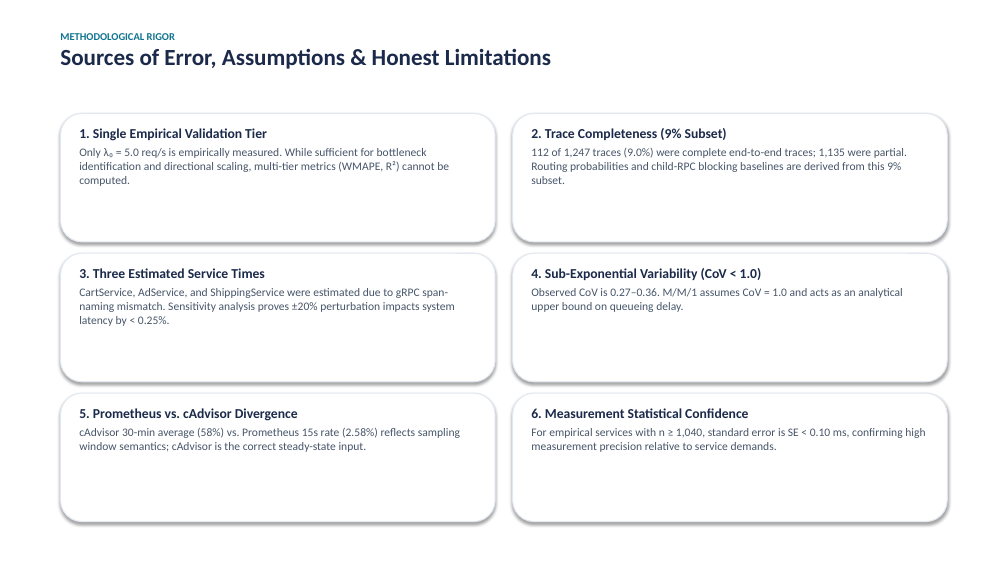
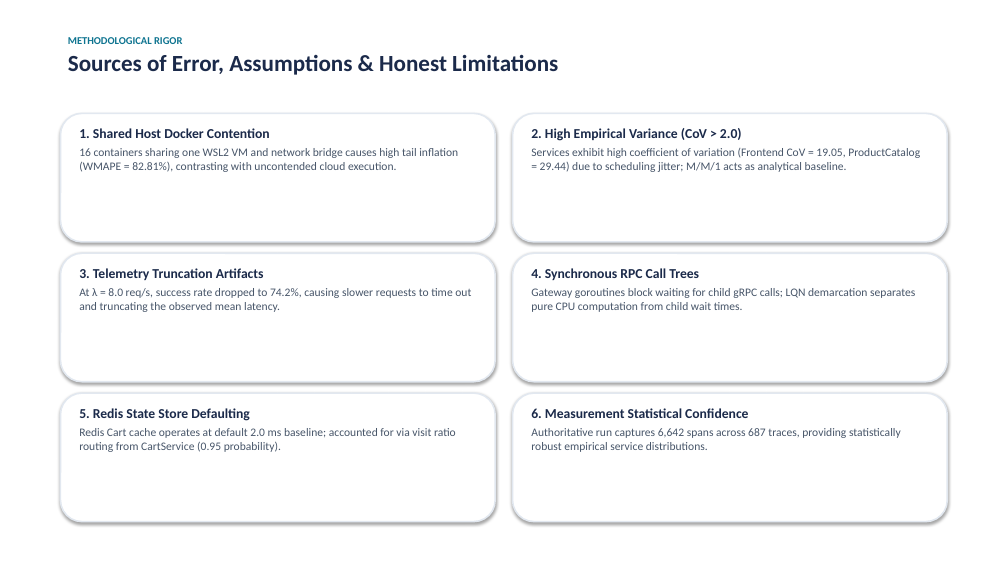
Before and after one commit to Silvio777-hub/Analytical-QN-LQN-Model-of-a-Microservice-Application, a slide deck: slide 11 of SPE_2025-26_Final_Presentation_Janneh_Silvio.pptx. Drawn at 1008x567 pixels with LibreOffice and Linux fonts; fonts in the diff are those of the drawing. Boxes give left, top, right and bottom in pixels: in the first picture for what was removed or moved away, otherwise in the second. Text is boxed around its words. In the diff, an @@ line names an element or a change of style, - is before the commit and + after.

```diff
--- a/SPE_2025-26_Final_Presentation_Janneh_Silvio.pptx
+++ b/SPE_2025-26_Final_Presentation_Janneh_Silvio.pptx
@@ text at (68, 54, 558, 75): more space between paragraphs @@
@@ text at (79, 128, 458, 172): text changed @@
-1. Single Empirical Validation Tier
-Only λ₀ = 5.0 req/s is empirically measured. While sufficient for bottleneck identification and directional scaling, multi-tier metrics (WMAPE, R²) cannot be computed.
+1. Shared Host Docker Contention
+16 containers sharing one WSL2 VM and network bridge causes high tail inflation (WMAPE = 82.81%), contrasting with uncontended cloud execution.
@@ text at (531, 128, 920, 172): text changed @@
-2. Trace Completeness (9% Subset)
-112 of 1,247 traces (9.0%) were complete end-to-end traces; 1,135 were partial. Routing probabilities and child-RPC blocking baselines are derived from this 9% subset.
+2. High Empirical Variance (CoV > 2.0)
+Services exhibit high coefficient of variation (Frontend CoV = 19.05, ProductCatalog = 29.44) due to scheduling jitter; M/M/1 acts as analytical baseline.
@@ text at (79, 268, 471, 312): text changed @@
-3. Three Estimated Service Times
-CartService, AdService, and ShippingService were estimated due to gRPC span-naming mismatch. Sensitivity analysis proves ±20% perturbation impacts system latency by < 0.25%.
+3. Telemetry Truncation Artifacts
+At λ = 8.0 req/s, success rate dropped to 74.2%, causing slower requests to time out and truncating the observed mean latency.
@@ text at (531, 268, 915, 312): text changed @@
-4. Sub-Exponential Variability (CoV < 1.0)
-Observed CoV is 0.27–0.36. M/M/1 assumes CoV = 1.0 and acts as an analytical upper bound on queueing delay.
+4. Synchronous RPC Call Trees
+Gateway goroutines block waiting for child gRPC calls; LQN demarcation separates pure CPU computation from child wait times.
@@ text at (79, 408, 456, 452): text changed @@
-5. Prometheus vs. cAdvisor Divergence
-cAdvisor 30-min average (58%) vs. Prometheus 15s rate (2.58%) reflects sampling window semantics; cAdvisor is the correct steady-state input.
+5. Redis State Store Defaulting
+Redis Cart cache operates at default 2.0 ms baseline; accounted for via visit ratio routing from CartService (0.95 probability).
@@ outline #E2E8F0 1 pt to #E2E8F0 1.5 pt in 6 elements at (60, 113, 495, 242), (513, 113, 948, 242), (60, 253, 495, 382), (513, 253, 948, 382), (60, 393, 495, 522), (513, 393, 948, 522) @@
@@ text at (531, 428, 901, 452): text changed @@
-For empirical services with n ≥ 1,040, standard error is SE < 0.10 ms, confirming high measurement precision relative to service demands.
+Authoritative run captures 6,642 spans across 687 traces, providing statistically robust empirical service distributions.
```
Also in this commit, not shown: 12 other slides changed, 1 other file.
